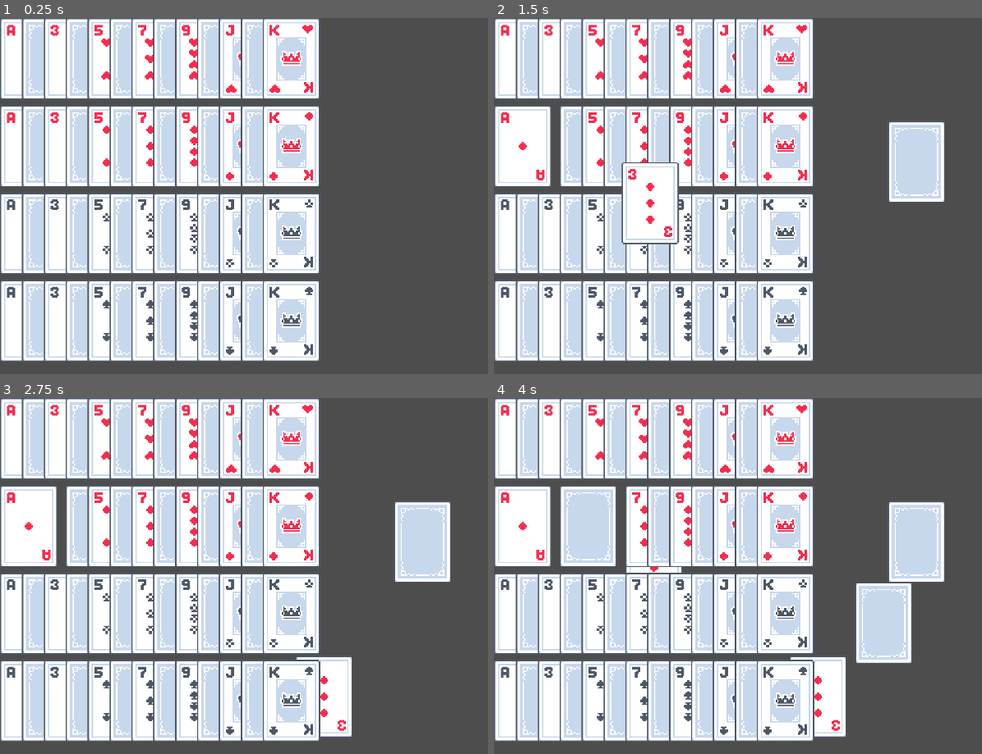
Above: before the commit, frames 1-4 (two rows, left to right).
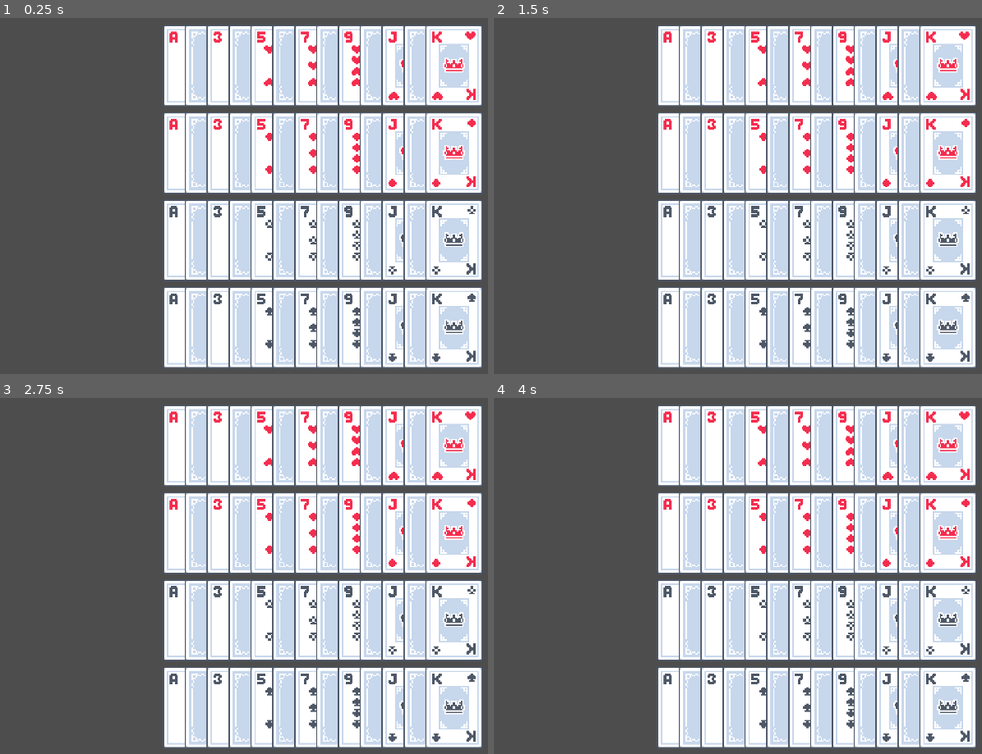
Above: after the commit, the same moments.

Repository: pekuja/plim-plom-solitaire
Game: Godot game, scene res://scenes/main.tscn
The game is run twice, just before and just after one commit, with the same random seed, the same clock (stepped at 60 frames per second) and the same inputs.
Inputs (mouse positions are in pixels of both pictures, inside the frame that each line leads up to):
- Up to frame 1 (0.25 s): no input
- Up to frame 2 (1.5 s): tap Enter at 0.5 s; drag from (513, 107) to (889, 121) at 0.52 s; tap Space at 1.25 s; drag from (537, 107) to (791, 274) at 1.27 s
- Up to frame 3 (2.75 s): move the mouse to (63, 487) at 2.02 s; click (63, 487) at 2.17 s
- Up to frame 4 (4 s): tap Enter at 2.75 s; drag from (581, 487) to (625, 526) at 2.77 s; drag from (601, 487) to (855, 583) at 3.52 s

The runs differ from the first frame. In frame 1, 82% of the frame differs, in the area x 0-99%, y 0-99%; in frame 2, 80%; in frame 3, 80%; in frame 4, 79%.

Commit message:
Switched the cards from UI controls to Sprites
I initially used UI controls because it seemed like mouse input handling is simpler that way, and that is true, but I came to realize that there aren't good tools for other kinds of collision/overlap checks for UI controls, which meant that I would have either have had to whip up my own logic for that, or rely on the mouse events only. Using only mouse events might have been a reasonable choice, but it feels a bit limiting in terms of design, and doesn't match how Windows Solitaire handles it either, and since that's my inspiration for this project anyway, I wanted to be able to handle card overlap detection in a better way.

It does turn out using Sprites did mean I had to redo the input code, and some of it got a bit hairier than I'd like. In particular, I'm now keeping a list of cards the mouse is hovering over, and I'm checking their Z indices to determine if the card we're clicking on is the top one. This works, but relies on the fact that the cards have different Z indices to begin with, which is why in main.gd I've added setting the Z index when spawning the cards The cards also get their Z indices set when dragged on top of other cards, so that their Z index is one higher than the highest card it's piled on top of. This logic doesn't have a whole lot to do with how the actual game will play, but it does make for a neat enough toy for messing around making piles of cards.

Diff:
--- a/scenes/card.tscn
+++ b/scenes/card.tscn
@@ -1,23 +1,30 @@
-[gd_scene load_steps=4 format=3 uid="uid://dyevjwqt71k0t"]
+[gd_scene load_steps=5 format=3 uid="uid://dyevjwqt71k0t"]
 
 [ext_resource type="Script" uid="uid://cll1hve3njqcu" path="res://scripts/card.gd" id="1_6u4wf"]
 [ext_resource type="Texture2D" uid="uid://2gsmk1i7jvna" path="res://assets/cardsLarge_tilemap_packed.png" id="2_ktuci"]
 
-[sub_resource type="AtlasTexture" id="AtlasTexture_kg30u"]
+[sub_resource type="AtlasTexture" id="AtlasTexture_6u4wf"]
 atlas = ExtResource("2_ktuci")
 region = Rect2(11, 2, 42, 60)
 
-[node name="Card" type="Control"]
-layout_mode = 3
-anchors_preset = 0
+[sub_resource type="RectangleShape2D" id="RectangleShape2D_6u4wf"]
+size = Vector2(42, 60)
+
+[node name="Card" type="Node2D"]
+texture_filter = 1
 script = ExtResource("1_6u4wf")
 cardAtlas = ExtResource("2_ktuci")
 
-[node name="TextureRect" type="TextureRect" parent="."]
-layout_mode = 0
-offset_right = 40.0
-offset_bottom = 40.0
+[node name="Sprite2D" type="Sprite2D" parent="."]
 scale = Vector2(4, 4)
-texture = SubResource("AtlasTexture_kg30u")
+texture = SubResource("AtlasTexture_6u4wf")
 
-[connection signal="gui_input" from="." to="." method="_on_gui_input"]
+[node name="Area2D" type="Area2D" parent="."]
+scale = Vector2(4, 4)
+
+[node name="CollisionShape2D" type="CollisionShape2D" parent="Area2D"]
+shape = SubResource("RectangleShape2D_6u4wf")
+
+[connection signal="input_event" from="Area2D" to="." method="_on_area_2d_input_event"]
+[connection signal="mouse_entered" from="Area2D" to="." method="_on_area_2d_mouse_entered"]
+[connection signal="mouse_exited" from="Area2D" to="." method="_on_area_2d_mouse_exited"]
--- a/scenes/main.tscn
+++ b/scenes/main.tscn
@@ -3,9 +3,9 @@
 [ext_resource type="Script" uid="uid://c5ksntwd85jrw" path="res://scripts/main.gd" id="1_0wfyh"]
 [ext_resource type="PackedScene" uid="uid://dyevjwqt71k0t" path="res://scenes/card.tscn" id="1_o5qli"]
 
-[node name="Main" type="Control"]
+[node name="Main" type="Node2D"]
 texture_filter = 1
-layout_mode = 3
-anchors_preset = 0
 script = ExtResource("1_0wfyh")
 _card_scene = ExtResource("1_o5qli")
+
+[node name="Camera2D" type="Camera2D" parent="."]
--- a/scripts/card.gd
+++ b/scripts/card.gd
@@ -1,6 +1,7 @@
-class_name Card extends Control
+class_name Card extends Node2D
 
-@onready var _textureRect = $TextureRect
+@onready var _sprite2D = $Sprite2D
+@onready var _area2D = $Area2D
 
 enum Suit
 {
@@ -25,6 +26,8 @@
 var dragging_offset : Vector2 = Vector2(0,0)
 var is_face_up = true
 
+static var hovered_cards : Array[Card] = []
+
 func is_red():
 	return suit == Suit.Heart or suit == Suit.Diamond
 
@@ -34,12 +37,12 @@
 func _ready():
 	var atlasTexture : AtlasTexture = AtlasTexture.new()
 	atlasTexture.atlas = cardAtlas
-	_textureRect.texture = atlasTexture
+	_sprite2D.texture = atlasTexture
 
 	update_texture()
 
 func update_texture():
-	var atlasTexture : AtlasTexture = _textureRect.texture
+	var atlasTexture : AtlasTexture = _sprite2D.texture
 	if is_face_up:
 		atlasTexture.region.position.x = (value - 1) * VALUE_INCREMENT_X + CARD_OFFSET_X
 		atlasTexture.region.position.y = suit * SUIT_INCREMENT_Y + CARD_OFFSET_Y
@@ -49,18 +52,33 @@
 	atlasTexture.region.size.x = CARD_WIDTH
 	atlasTexture.region.size.y = CARD_HEIGHT
 
-func _on_gui_input(event: InputEvent) -> void:
+func _input(event : InputEvent) -> void:
+	if event is InputEventMouseButton and event.button_index == MOUSE_BUTTON_LEFT:
+		if event.pressed == false and is_dragging:
+			var max_z = 0
+			for other_area2D : Area2D in _area2D.get_overlapping_areas():
+				var other_card : Card = other_area2D.get_parent()
+				if other_card:
+					max_z = max(other_card.z_index, max_z)
+			z_index = max_z + 1
+			global_position = event.position - dragging_offset
+			is_dragging = false
+	if event is InputEventMouseMotion:
+		if is_dragging:
+			global_position = event.position - dragging_offset
+
+func _on_area_2d_input_event(viewport: Node, event: InputEvent, shape_idx: int) -> void:
 	if event is InputEventMouseButton and event.button_index == MOUSE_BUTTON_LEFT:
 		if event.pressed == true:
+			for card in hovered_cards:
+				if card.z_index > z_index:
+					return
 			z_index = RenderingServer.CANVAS_ITEM_Z_MAX
 			is_dragging = true
-			dragging_offset = event.position
+			dragging_offset = event.position - global_position
 
-		elif event.pressed == false and is_dragging:
+func _on_area_2d_mouse_entered() -> void:
+	hovered_cards.append(self)
 
-			z_index = 0
-			position += event.position - dragging_offset
-			is_dragging = false
-	elif event is InputEventMouseMotion:
-		if is_dragging:
-			position += event.position - dragging_offset
+func _on_area_2d_mouse_exited() -> void:
+	hovered_cards.erase(self)
--- a/scripts/main.gd
+++ b/scripts/main.gd
@@ -1,4 +1,4 @@
-extends Control
+extends Node2D
 
 @export var _card_scene : PackedScene
 
@@ -6,10 +6,10 @@
 	generate_card_deck()
 
 func generate_card_deck():
-	generate_card_suit(Card.Suit.Heart, Vector2(0, 0))
-	generate_card_suit(Card.Suit.Diamond, Vector2(0, 256))
-	generate_card_suit(Card.Suit.Club, Vector2(0, 512))
-	generate_card_suit(Card.Suit.Spade, Vector2(0, 768))
+	generate_card_suit(Card.Suit.Heart, Vector2(-400, -400))
+	generate_card_suit(Card.Suit.Diamond, Vector2(-400, 256-400))
+	generate_card_suit(Card.Suit.Club, Vector2(-400, 512-400))
+	generate_card_suit(Card.Suit.Spade, Vector2(-400, 768-400))
 
 func generate_card_suit(suit : Card.Suit, offset : Vector2):
 	for value in range(0, 13):
@@ -17,6 +17,7 @@
 		card.suit = suit
 		card.value = value + 1
 		card.is_face_up = (value % 2 == 0)
+		card.z_index = value
 
 		card.global_position = offset + Vector2(value * 64, 0)
 
